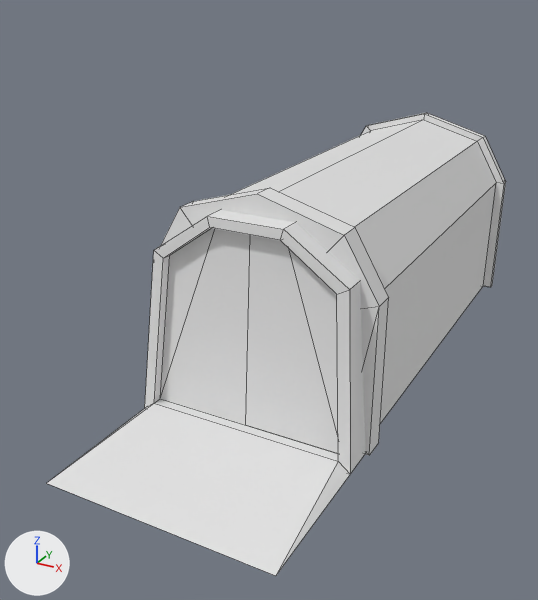
Two versions of the FBX model Assets/Models/Towers/SpearmanBarracks.fbx, one commit apart.
Rendered twice from a 50 mm lens placed at (5.52, -13.81, 5.32), pointed at (-0.63, -2.62, -0.28). Lighting does not change. The marker at lower left points along +X, +Y and +Z. Both versions are drawn at frame 1 of the action 'SpearmanBarrack-Door-right|SpearmanBarrackAction'; the numbers are the values there. Mesh edges are drawn as thin lines.

Objects in the first picture: 'SpearmanBarrack', 'SpearmanBarrack-Door-left', 'SpearmanBarrack-Door-right'.
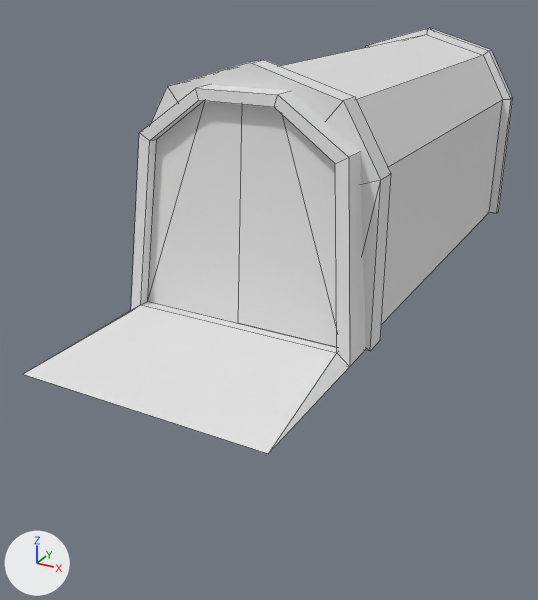
Boxes [x1, y1, x2, y2] around the edits, measured in the pictures (538 x 600 px):
```json
{"object": "SpearmanBarrack", "change": "moved, rescaled", "before": [47, 113, 506, 576], "after": [24, 28, 513, 454], "on screen": "7% wider, 8% shorter"}
{"object": "SpearmanBarrack-Door-right", "change": "mesh rescaled, moved", "before": [246, 235, 338, 454], "after": [238, 104, 337, 347], "on screen": "8% wider, 11% taller"}
{"object": "SpearmanBarrack-Door-Left", "change": "added", "after": [148, 101, 242, 323]}
{"object": "SpearmanBarrack-Door-left", "change": "deleted", "before": [160, 228, 250, 425]}
```

Edits to the scene script, one JSON object a line:
```json
{"block": "me_cube", "where": "me_cube.from_pydata(...)  # 82 vertices, 76 faces; spans x -2.2..2.2, y 0.0..4.35, z -4.26..7.78"}
{"block": "me_cube", "where": "# used by ob_spearmanbarrack; location = (0.0, 0.12, -1.89); rotation_euler = (1.571, 0.0, 0.0), in degrees (90, 0, 0); scale = (0.944, 0.944, 0.944)"}
{"block": "me_cube", "change": "me_cube part 2: the whole mesh is scaled about the mesh origin by 0.944"}
{"block": "me_cube_007", "where": "me_cube_007.from_pydata(...)  # 5 vertices, 2 faces; spans x -1.65..0.24, y -2.88..0.72, z 0.0..0.23"}
{"block": "me_cube_007", "where": "# used by ob_spearmanbarrack_door_right; location = (1.56, -4.36, 1.01); rotation_euler = (1.571, 0.0, 0.0), in degrees (90, 0, 0); scale = (0.944, 0.944, 0.944)"}
{"block": "me_cube_007", "change": "me_cube_007 part 1: the whole mesh is scaled about the mesh origin by 0.944"}
{"op": "add", "block": "me_cube_001", "code": ["me_cube_001 = bpy.data.meshes.new('Cube.001')", "me_cube_001.from_pydata([(-0.23, -2.72, 0.22), (0.0, 0.0, 0.0), (0.94, 0.68, 0.0), (1.56, -2.72, 0.22), (1.56, 0.68, 0.0)], [], [(2, 1, 0), (0, 3, 4, 2)])"]}
{"op": "set", "path": "ob_spearmanbarrack.location", "old": "(0.0, 0.12, -1.89)", "new": "(-0.07, 0.04, 0.04)"}
{"op": "set", "path": "ob_spearmanbarrack.scale", "old": "(0.944, 0.944, 0.944)", "new": "(1.0, 1.0, 1.0)"}
{"op": "remove", "block": "ob_spearmanbarrack_door_left", "code": ["ob_spearmanbarrack_door_left = bpy.data.objects.new('SpearmanBarrack-Door-left', me_cube_006)", "ob_spearmanbarrack_door_left.location = (-1.56, -4.36, 1.01)", "ob_spearmanbarrack_door_left.rotation_euler = (1.571, 0.0, 0.0)  # degrees (90, 0, 0)", "ob_spearmanbarrack_door_left.scale = (0.944, 0.944, 0.944)"]}
{"op": "set", "path": "ob_spearmanbarrack_door_right.location", "old": "(1.56, -4.36, 1.01)", "new": "(1.49, -4.44, 2.94)"}
{"op": "add", "block": "ob_spearmanbarrack_door_left_1", "code": ["ob_spearmanbarrack_door_left_1 = bpy.data.objects.new('SpearmanBarrack-Door-Left', me_cube_001)", "ob_spearmanbarrack_door_left_1.location = (-1.62, -4.44, 2.94)", "ob_spearmanbarrack_door_left_1.rotation_euler = (1.571, 0.0, 0.0)  # degrees (90, 0, 0)"]}
```
